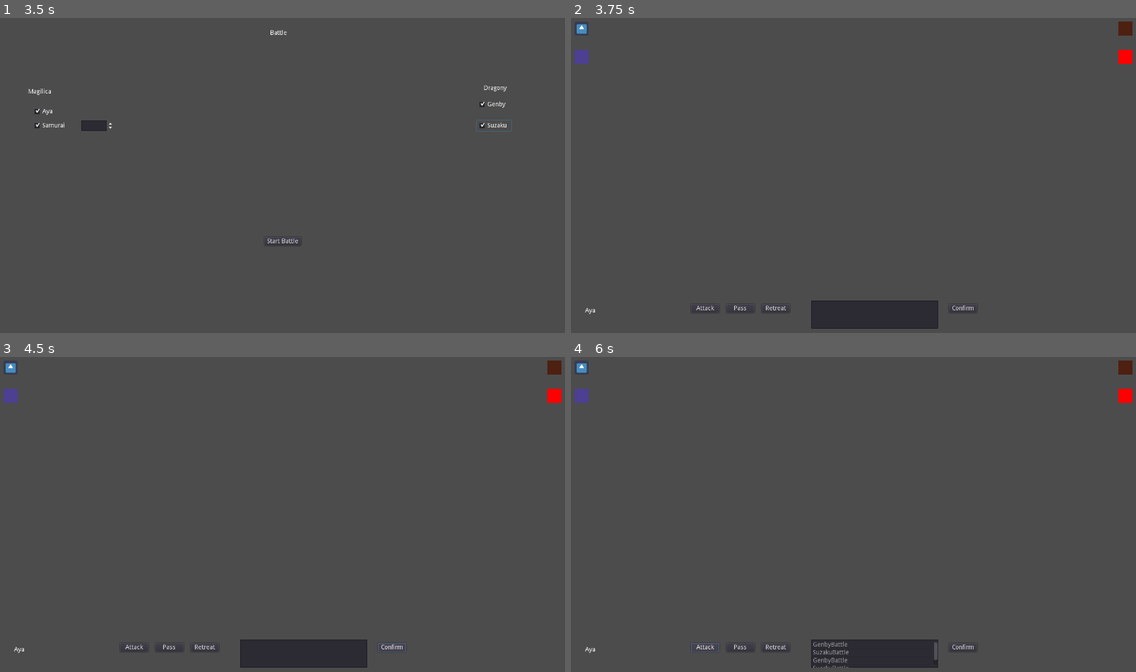
Above: before the commit, frames 1-4 (two rows, left to right).
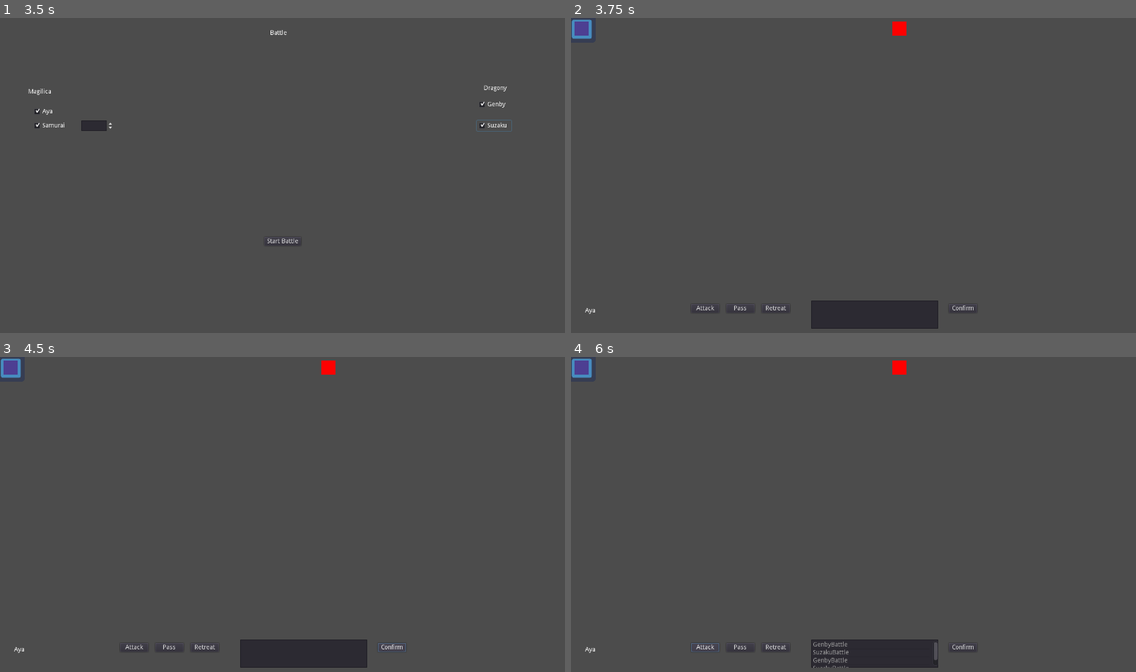
Above: after the commit, the same moments.

Repository: Tech-FZ/Project-Magilica
Game: Godot game, scene res://assets/menus/custom-battles/CustomBattleMenu.tscn
Two runs of this game, one before a commit and one after it. Both use one fixed random seed, a clock stepped at 60 frames per second and the inputs below. The engine's default icon, where the game draws it, is replaced by a stand-in: a white triangle on a blue panel in a dark square.
Inputs:
- Up to frame 1 (3.5 s): click "Aya" at 0.5 s; click "Samurai" at 1.25 s; click "Genby" at 2 s; click "Suzaku" at 2.75 s
- Up to frame 2 (3.75 s): click "Start Battle" at 3.5 s
- Up to frame 3 (4.5 s): click "Confirm" at 4.25 s
- Up to frame 4 (6 s): click "Confirm" at 5 s; click "Attack" at 5.75 s

Frame 1 is identical in both runs. In frame 2, 0.7% of the frame differs, in the area x 0-100%, y 0-15%; in frame 3, 0.7%; in frame 4, 0.7%.
Error in both runs: Invalid get index '0' (on base: 'PoolIntArray'). (res://assets/battle-areas/BattleEnv1/BattleEnv1.gd:164)

Commit message:
The variables should be correct now, but battles aren't working yet

Diff:
--- a/src/assets/battle-areas/BattleEnv1/BattleEnv1.gd
+++ b/src/assets/battle-areas/BattleEnv1/BattleEnv1.gd
@@ -64,15 +64,15 @@
 	for magilica_member in magilica_army:
 		if magilica_member == "aya":
 			magilica_scene_instances.append(aya_scene.instance())
-			add_child(magilica_scene_instances[i])
-			get_child(get_child_count() - 1).position.x = magilica_member_pos_x
-			get_child(get_child_count() - 1).position.y = magilica_member_pos_y
+			$PartyContainer.add_child(magilica_scene_instances[i])
+			#get_child(get_child_count() - 1).position.x = magilica_member_pos_x
+			#get_child(get_child_count() - 1).position.y = magilica_member_pos_y
 
 		elif magilica_member == "samurai":
 			magilica_scene_instances.append(samurai_scene.instance())
-			add_child(magilica_scene_instances[i])
-			get_child(get_child_count() - 1).position.x = magilica_member_pos_x
-			get_child(get_child_count() - 1).position.y = magilica_member_pos_y
+			$PartyContainer.add_child(magilica_scene_instances[i])
+			#get_child(get_child_count() - 1).position.x = magilica_member_pos_x
+			#get_child(get_child_count() - 1).position.y = magilica_member_pos_y
 
 		i += 1
 		j += 1
@@ -94,17 +94,17 @@
 	for dragony_member in dragony_army:
 		if dragony_member == "genby":
 			dragony_scene_instances.append(genby_scene.instance())
-			add_child(dragony_scene_instances[i])
-
-			get_child(get_child_count() - 1).position.x = dragony_member_pos_x
-			get_child(get_child_count() - 1).position.y = dragony_member_pos_y
+			$EnemyContainer.add_child(dragony_scene_instances[i])
+
+			#get_child(get_child_count() - 1).position.x = dragony_member_pos_x
+			#get_child(get_child_count() - 1).position.y = dragony_member_pos_y
 
 		elif dragony_member == "suzaku":
 			dragony_scene_instances.append(suzaku_scene.instance())
-			add_child(dragony_scene_instances[i])
-
-			get_child(get_child_count() - 1).position.x = dragony_member_pos_x
-			get_child(get_child_count() - 1).position.y = dragony_member_pos_y
+			$EnemyContainer.add_child(dragony_scene_instances[i])
+
+			#get_child(get_child_count() - 1).position.x = dragony_member_pos_x
+			#get_child(get_child_count() - 1).position.y = dragony_member_pos_y
 
 		i += 1
 
@@ -164,9 +164,9 @@
 			var enemy_to_attack = $EnemyList.items[$EnemyList.get_selected_items()[0]]
 			print(enemy_to_attack)
 
-			get_node("./" + enemy_to_attack).health -= 75
-
-			if get_node(enemy_to_attack).health <= 0:
+			get_node("./" + enemy_to_attack).hp -= 75
+
+			if get_node(enemy_to_attack).hp <= 0:
 				if get_node(enemy_to_attack).name.begins_with("Suzaku"):
 					var k = 0
 					while k < len(entity_list):
@@ -204,24 +204,24 @@
 			var enemy_to_attack = $EnemyList.items[$EnemyList.get_selected_items()[0]]
 			print(enemy_to_attack)
 
-			get_node("./" + enemy_to_attack).health -= 15
-
-			if get_node(enemy_to_attack).health <= 0:
-				if get_node(enemy_to_attack).name.begins_with("Suzaku"):
+			$EnemyContainer.get_node("./" + enemy_to_attack).hp -= 15
+
+			if $EnemyContainer.get_node(enemy_to_attack).hp <= 0:
+				if $EnemyContainer.get_node(enemy_to_attack).name.begins_with("Suzaku"):
 					var k = 0
 					while k < len(entity_list):
 						if entity_list[k] == "suzaku":
 							entity_list.remove(k)
 							break
 
-				elif get_node(enemy_to_attack).name.begins_with("Genby"):
+				elif $EnemyContainer.get_node(enemy_to_attack).name.begins_with("Genby"):
 					var k = 0
 					while k < len(entity_list):
 						if entity_list[k] == "genby":
 							entity_list.remove(k)
 							break
 
-				remove_child(get_node(enemy_to_attack))
+				$EnemyContainer.remove_child($EnemyContainer.get_node(enemy_to_attack))
 
 
 
@@ -235,33 +235,33 @@
 				$EnemyList.clear()
 
 	elif entity_list[current_attacker] == "suzaku":
-		var to_be_attacked = rand_range(6, get_child_count() - 1)
-
-		if get_child(int(to_be_attacked)).name.begins_with("Aya"):
-			get_child(int(to_be_attacked)).health -= 200
-
-		elif get_child(int(to_be_attacked)).name.begins_with("Samurai"):
-			get_child(int(to_be_attacked)).health -= 200
-
-		print(get_child(int(to_be_attacked)).health)
-		var health_of_char = get_child(int(to_be_attacked)).health
+		var to_be_attacked = rand_range(0, $PartyContainer.get_child_count() - 1)
+
+		if $PartyContainer.get_child(int(to_be_attacked)).name.begins_with("Aya"):
+			$PartyContainer.get_child(int(to_be_attacked)).hp -= 200
+
+		elif $PartyContainer.get_child(int(to_be_attacked)).name.begins_with("Samurai"):
+			$PartyContainer.get_child(int(to_be_attacked)).hp -= 200
+
+		print($PartyContainer.get_child(int(to_be_attacked)).hp)
+		var health_of_char = get_child(int(to_be_attacked)).hp
 
 		if health_of_char <= 0:
-			if get_child(int(to_be_attacked)).name.begins_with("Aya"):
+			if $PartyContainer.get_child(int(to_be_attacked)).name.begins_with("Aya"):
 				var k = 0
 				while k < len(entity_list):
 					if entity_list[k] == "aya":
 						entity_list.remove(k)
 						break
 
-			elif get_child(int(to_be_attacked)).name.begins_with("Samurai"):
+			elif $PartyContainer.get_child(int(to_be_attacked)).name.begins_with("Samurai"):
 				var k = 0
 				while k < len(entity_list):
 					if entity_list[k] == "samurai":
 						entity_list.remove(k)
 						break
 
-			remove_child(get_child(int(to_be_attacked)))
+			$PartyContainer.remove_child($PartyContainer.get_child(int(to_be_attacked)))
 
 		if current_attacker < len(entity_list):
 				current_attacker += 1
@@ -270,33 +270,33 @@
 			current_attacker = 0
 
 	elif entity_list[current_attacker] == "genby":
-		var to_be_attacked = rand_range(6, get_child_count() - 1)
-
-		if get_child(int(to_be_attacked)).name.begins_with("Aya"):
-			get_child(int(to_be_attacked)).health -= 200
-
-		elif get_child(int(to_be_attacked)).name.begins_with("Samurai"):
-			get_child(int(to_be_attacked)).health -= 200
-
-		print(get_child(int(to_be_attacked)).health)
-		var health_of_char = get_child(int(to_be_attacked)).health
+		var to_be_attacked = rand_range(0, $PartyContainer.get_child_count() - 1)
+
+		if $PartyContainer.get_child(int(to_be_attacked)).name.begins_with("Aya"):
+			$PartyContainer.get_child(int(to_be_attacked)).hp -= 200
+
+		elif $PartyContainer.get_child(int(to_be_attacked)).name.begins_with("Samurai"):
+			$PartyContainer.get_child(int(to_be_attacked)).hp -= 200
+
+		print($PartyContainer.get_child(int(to_be_attacked)).hp)
+		var health_of_char = $PartyContainer.get_child(int(to_be_attacked)).hp
 
 		if health_of_char <= 0:
-			if get_child(int(to_be_attacked)).name.begins_with("Aya"):
+			if $PartyContainer.get_child(int(to_be_attacked)).name.begins_with("Aya"):
 				var k = 0
 				while k < len(entity_list):
 					if entity_list[k] == "aya":
 						entity_list.remove(k)
 						break
 
-			elif get_child(int(to_be_attacked)).name.begins_with("Samurai"):
+			elif $PartyContainer.get_child(int(to_be_attacked)).name.begins_with("Samurai"):
 				var k = 0
 				while k < len(entity_list):
 					if entity_list[k] == "samurai":
 						entity_list.remove(k)
 						break
 
-			remove_child(get_child(int(to_be_attacked)))
+			$PartyContainer.remove_child($PartyContainer.get_child(int(to_be_attacked)))
 
 		if current_attacker < len(entity_list):
 				current_attacker += 1
@@ -307,14 +307,15 @@
 		# insert more characters here
 
 func get_enemies():
-	var i = 6
-
-	while i < get_child_count():
-		if get_child(i).name.begins_with("Suzaku"):
-			$EnemyList.add_item(get_child(i).name)
-
-		elif get_child(i).name.begins_with("Genby"):
-			$EnemyList.add_item(get_child(i).name)
+	var i = 0
+
+	while i < $EnemyContainer.get_child_count():
+		$EnemyList.add_item($EnemyContainer.get_child(i).name)
+		#if $EnemyContainer.get_child(i).name.begins_with("Suzaku"):
+		#	$EnemyList.add_item($EnemyContainer.get_child(i).name)
+		#
+		#elif $EnemyContainer.get_child(i).name.begins_with("Genby"):
+		#	$EnemyList.add_item($EnemyContainer.get_child(i).name)
 
 		# insert more enemies here
 
--- a/src/assets/entities/magilica/magical-girls/aya/AyaBattle.tscn
+++ b/src/assets/entities/magilica/magical-girls/aya/AyaBattle.tscn
@@ -15,7 +15,6 @@
 extents = Vector2( 32, 32 )
 
 [node name="AyaBattle" type="KinematicBody2D"]
-scale = Vector2( 0.5, 0.5 )
 script = ExtResource( 2 )
 
 [node name="AnimatedSprite" type="AnimatedSprite" parent="."]
